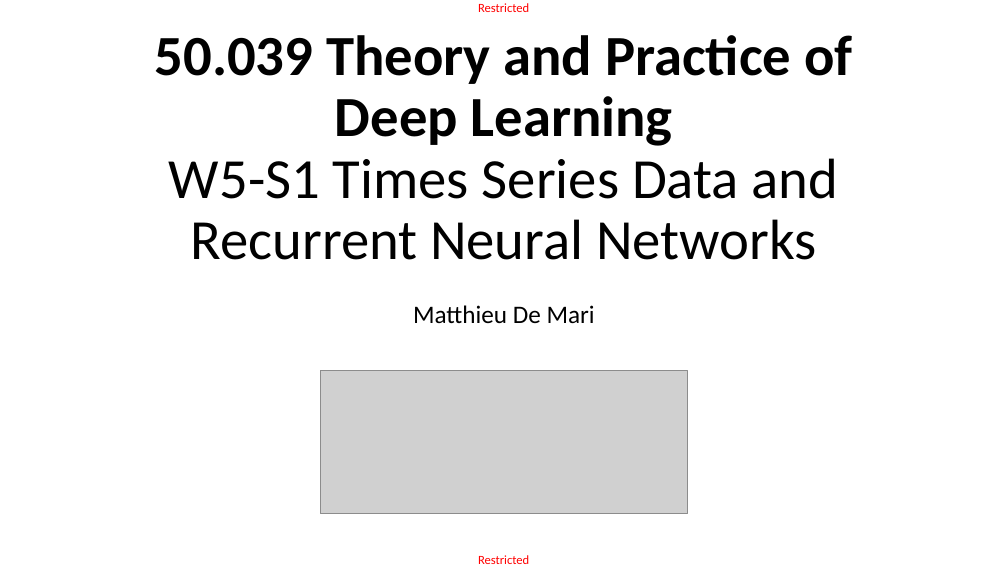
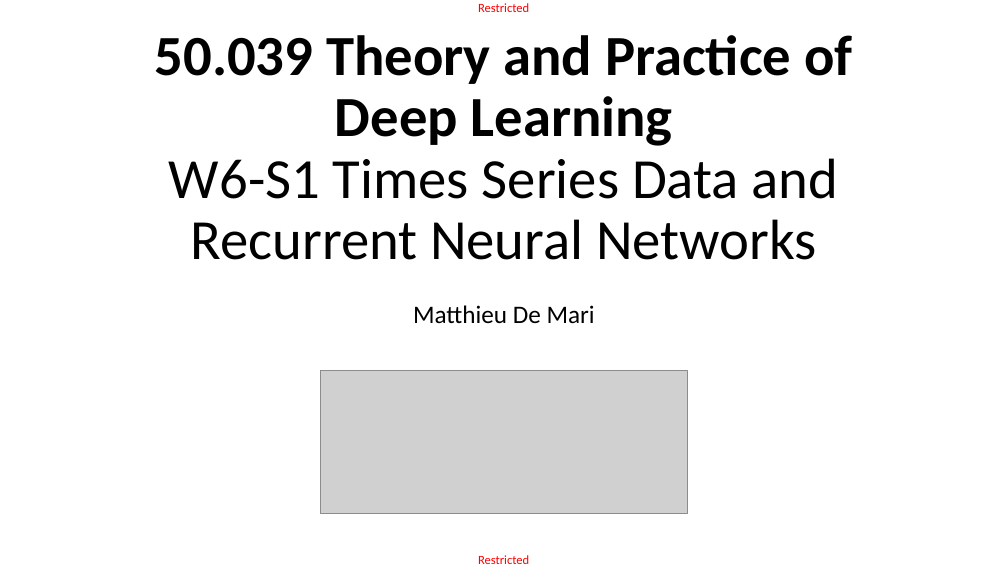
Before and after one commit to matthieudemari/SUTD_DL_50_039, a slide deck: slide 1 of W6/0. All/W6.pptx. Drawn at 1008x567 pixels with LibreOffice and Linux fonts; fonts in the diff are those of the drawing; grey boxes stand for pictures. Boxes give left, top, right and bottom in pixels: in the first picture for what was removed or moved away, otherwise in the second. Text is boxed around its words. In the diff, an @@ line names an element or a change of style, - is before the commit and + after.

```diff
--- a/W6/0. All/W6.pptx
+++ b/W6/0. All/W6.pptx
@@ title at <box>155,35,852,260</box>: text changed @@
-50.039 Theory and Practice of
-Deep Learning
-W5-S1 Times Series Data and
-Recurrent Neural Networks
+50.039 Theory and Practice of
+Deep Learning
+W6-S1 Times Series Data and
+Recurrent Neural Networks
```
Also in this commit, not shown: 6 other slides changed, 17 slides added, 3 slides removed, 2 other files.
